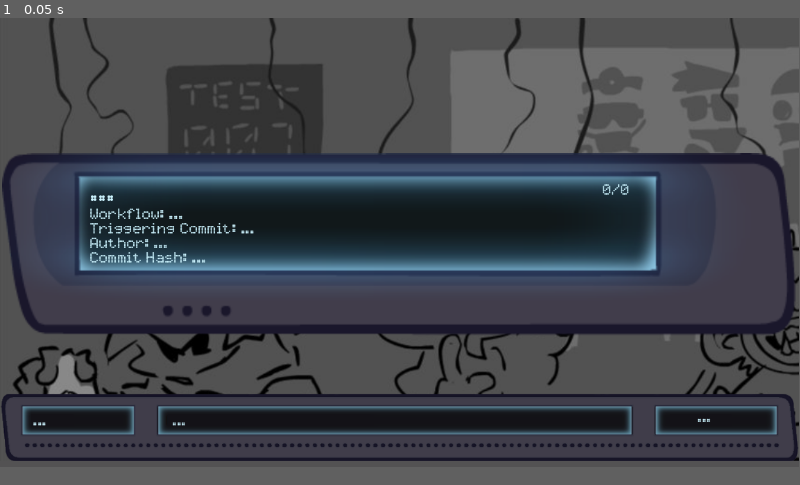
Above: before the commit, frame 1.
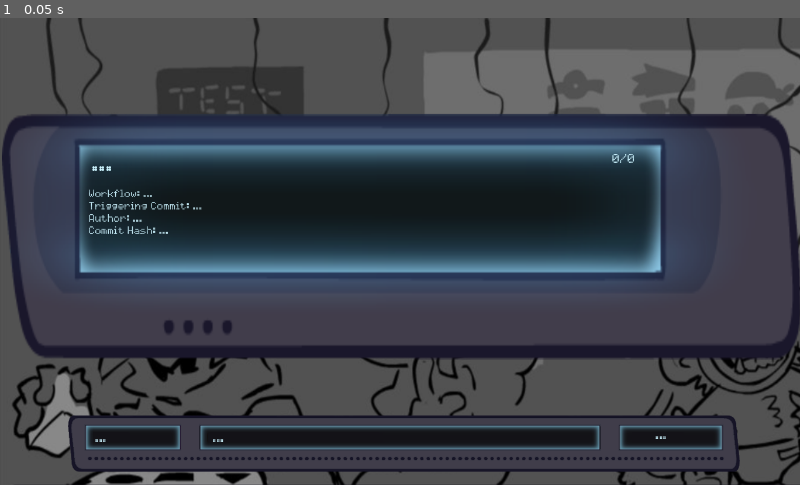
Above: after the commit, the same moment.

Repository: yophlox/FunkinLauncher
Game: Godot game, scene res://scenes/Launcher.tscn
The game is run twice, just before and just after one commit, with the same random seed, the same clock (stepped at 60 frames per second) and the same inputs.
Inputs:
- Up to frame 1 (0.05 s): no input
In our replay, the window is 799x449 before the commit and 800x467 after it. These sizes can differ from the game's own. Grey fills any space a smaller window leaves; there, only what the larger window draws over its background counts as a difference.

The runs differ from the first frame. In frame 1, 37% of the frame differs, in the area x 0-100%, y 0-100%.

Commit message:
almost done

Diff:
--- a/project.godot
+++ b/project.godot
@@ -15,6 +15,11 @@
 config/features=PackedStringArray("4.3", "GL Compatibility")
 config/icon="res://icon.svg"
 
+[display]
+
+window/size/viewport_width=1368
+window/size/viewport_height=800
+
 [rendering]
 
 renderer/rendering_method="gl_compatibility"
--- a/scenes/Launcher.tscn
+++ b/scenes/Launcher.tscn
@@ -9,79 +9,79 @@
 [node name="Node2D" type="Node2D"]
 
 [node name="MainBG" type="TextureRect" parent="."]
-offset_right = 40.0
-offset_bottom = 40.0
+offset_right = 1428.0
+offset_bottom = 902.0
 texture = ExtResource("1_gsswe")
 
-[node name="TextureRect" type="TextureRect" parent="."]
-offset_left = 3.0
-offset_top = 195.0
-offset_right = 1147.0
-offset_bottom = 458.0
-texture = ExtResource("2_sp423")
-
 [node name="FreeplayBox2" type="Sprite2D" parent="."]
-position = Vector2(576.25, 590.75)
+position = Vector2(690.75, 728.75)
 scale = Vector2(0.910135, 0.847826)
 texture = ExtResource("3_x525b")
 
 [node name="Git Text Group" type="Node" parent="."]
 
+[node name="FreeplayBox1" type="TextureRect" parent="Git Text Group"]
+offset_left = 3.0
+offset_top = 164.0
+offset_right = 1370.0
+offset_bottom = 586.0
+texture = ExtResource("2_sp423")
+
 [node name="git-commit-name" type="Label" parent="Git Text Group"]
-offset_left = 129.0
-offset_top = 236.0
-offset_right = 433.0
-offset_bottom = 264.0
+offset_left = 156.0
+offset_top = 234.0
+offset_right = 460.0
+offset_bottom = 262.0
 theme_override_colors/font_color = Color(0.802533, 0.957362, 1, 1)
 theme_override_fonts/font = ExtResource("4_camlv")
 theme_override_font_sizes/font_size = 40
 text = "..."
 
 [node name="git-workflow-name" type="Label" parent="Git Text Group"]
-offset_left = 129.0
-offset_top = 274.0
-offset_right = 395.0
-offset_bottom = 299.0
+offset_left = 151.0
+offset_top = 294.0
+offset_right = 287.0
+offset_bottom = 319.0
 theme_override_colors/font_color = Color(0.803922, 0.956863, 1, 1)
 theme_override_fonts/font = ExtResource("4_camlv")
-theme_override_font_sizes/font_size = 22
+theme_override_font_sizes/font_size = 18
 text = "Workflow: ..."
 
 [node name="git-trigger-name" type="Label" parent="Git Text Group"]
-offset_left = 129.0
-offset_top = 295.0
-offset_right = 514.0
-offset_bottom = 320.0
+offset_left = 151.0
+offset_top = 315.0
+offset_right = 351.0
+offset_bottom = 340.0
 theme_override_colors/font_color = Color(0.803922, 0.956863, 1, 1)
 theme_override_fonts/font = ExtResource("4_camlv")
-theme_override_font_sizes/font_size = 22
+theme_override_font_sizes/font_size = 18
 text = "Triggering Commit: ..."
 
 [node name="git-author-name2" type="Label" parent="Git Text Group"]
-offset_left = 129.0
-offset_top = 316.0
-offset_right = 395.0
-offset_bottom = 341.0
+offset_left = 151.0
+offset_top = 336.0
+offset_right = 259.0
+offset_bottom = 361.0
 theme_override_colors/font_color = Color(0.803922, 0.956863, 1, 1)
 theme_override_fonts/font = ExtResource("4_camlv")
-theme_override_font_sizes/font_size = 22
+theme_override_font_sizes/font_size = 18
 text = "Author: ..."
 
 [node name="git-author-name3" type="Label" parent="Git Text Group"]
-offset_left = 129.0
-offset_top = 337.0
-offset_right = 507.0
-offset_bottom = 362.0
+offset_left = 151.0
+offset_top = 357.0
+offset_right = 297.0
+offset_bottom = 382.0
 theme_override_colors/font_color = Color(0.803922, 0.956863, 1, 1)
 theme_override_fonts/font = ExtResource("4_camlv")
-theme_override_font_sizes/font_size = 22
+theme_override_font_sizes/font_size = 18
 text = "Commit Hash: ..."
 
 [node name="page-counter" type="Label" parent="Git Text Group"]
-offset_left = 868.0
-offset_top = 239.0
-offset_right = 1246.0
-offset_bottom = 264.0
+offset_left = 1046.0
+offset_top = 232.0
+offset_right = 1424.0
+offset_bottom = 257.0
 theme_override_colors/font_color = Color(0.803922, 0.956863, 1, 1)
 theme_override_fonts/font = ExtResource("4_camlv")
 theme_override_font_sizes/font_size = 22
@@ -90,30 +90,30 @@
 [node name="Download Text Group" type="Node" parent="."]
 
 [node name="dl text" type="Label" parent="Download Text Group"]
-offset_left = 47.0
-offset_top = 572.0
-offset_right = 163.0
-offset_bottom = 597.0
+offset_left = 161.5
+offset_top = 710.0
+offset_right = 277.5
+offset_bottom = 735.0
 theme_override_colors/font_color = Color(0.803922, 0.956863, 1, 1)
 theme_override_fonts/font = ExtResource("4_camlv")
 theme_override_font_sizes/font_size = 22
 text = "..."
 
 [node name="dl text2" type="Label" parent="Download Text Group"]
-offset_left = 248.0
-offset_top = 572.0
-offset_right = 364.0
-offset_bottom = 597.0
+offset_left = 362.5
+offset_top = 710.0
+offset_right = 478.5
+offset_bottom = 735.0
 theme_override_colors/font_color = Color(0.803922, 0.956863, 1, 1)
 theme_override_fonts/font = ExtResource("4_camlv")
 theme_override_font_sizes/font_size = 22
 text = "..."
 
 [node name="dl text3" type="Label" parent="Download Text Group"]
-offset_left = 1005.0
-offset_top = 567.0
-offset_right = 1121.0
-offset_bottom = 592.0
+offset_left = 1119.5
+offset_top = 705.0
+offset_right = 1235.5
+offset_bottom = 730.0
 theme_override_colors/font_color = Color(0.803922, 0.956863, 1, 1)
 theme_override_fonts/font = ExtResource("4_camlv")
 theme_override_font_sizes/font_size = 22
--- a/scripts/Launcher.gd
+++ b/scripts/Launcher.gd
@@ -49,16 +49,31 @@
 	workflow_runs = json.workflow_runs
 	update_workflow_display()
 
+func get_first_line(text: String) -> String:
+	var lines = text.split("\n")
+	return lines[0].strip_edges()
+
+func truncate_text(text: String, max_length: int) -> String:
+	if text.length() <= max_length:
+		return text
+	return text.substr(0, max_length - 3) + "..."
+
 func update_workflow_display():
 	if workflow_runs.size() == 0:
 		return
 
 	var current_run = workflow_runs[current_workflow_index]
 
-	commit_name.text = current_run.head_commit.message
-	workflow_name.text = "Workflow: " + current_run.name
-	trigger_commit.text = "Triggering Commit: " + current_run.head_commit.message
-	author_name.text = "Author: " + current_run.actor.login
+	var commit_message = get_first_line(current_run.head_commit.message)
+
+	var truncated_commit = truncate_text(commit_message, 33)
+	var truncated_workflow = truncate_text(current_run.name, 30)
+	var truncated_author = truncate_text(current_run.actor.login, 20)
+
+	commit_name.text = truncated_commit
+	workflow_name.text = "Workflow: " + truncated_workflow
+	trigger_commit.text = "Triggering Commit: " + commit_message
+	author_name.text = "Author: " + truncated_author
 	commit_hash.text = "Commit Hash: " + current_run.head_sha.substr(0, 7)
 
 	update_page_counter()
Not shown, added: export_presets.cfg
Not shown, added: README.md
